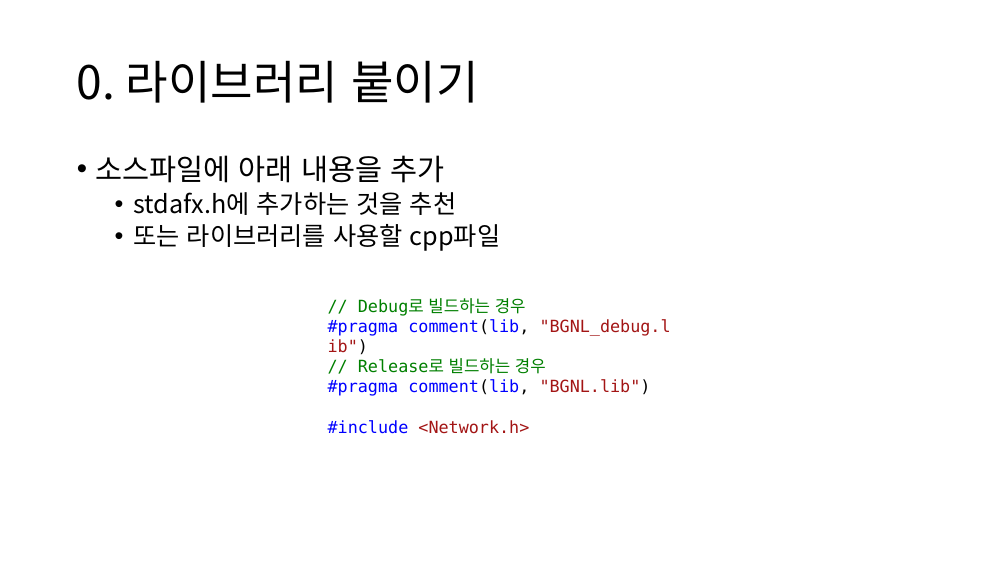
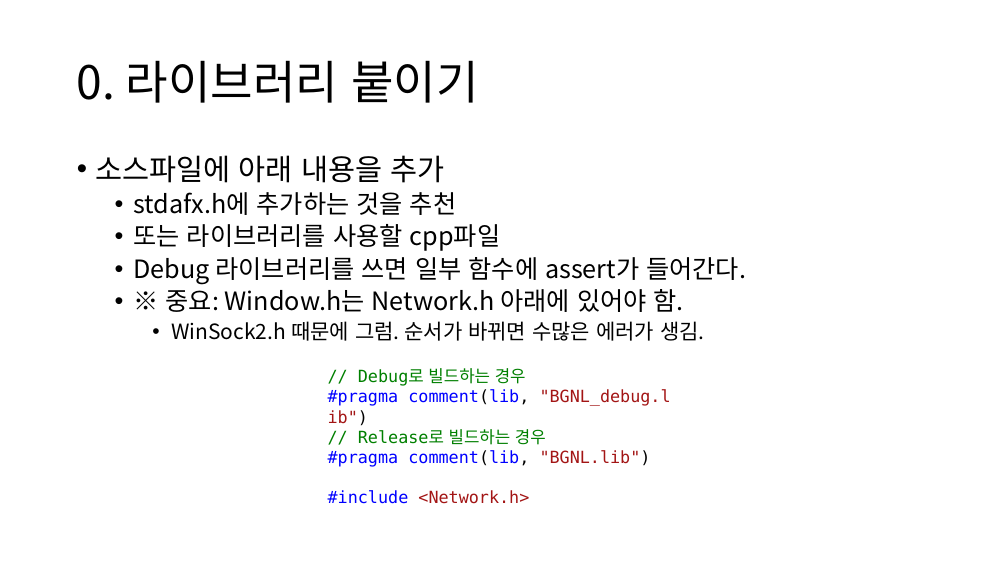
Before and after one commit to namse/BGNL, a slide deck: slide 6 of BGNL사용법설명.pptx. Drawn at 1008x567 pixels with LibreOffice and Linux fonts; fonts in the diff are those of the drawing. Boxes give left, top, right and bottom in pixels: in the first picture for what was removed or moved away, otherwise in the second. Text is boxed around its words. In the diff, an @@ line names an element or a change of style, - is before the commit and + after.

```diff
--- a/BGNL사용법설명.pptx
+++ b/BGNL사용법설명.pptx
@@ text at [134, 257, 746, 341]: paragraphs added @@
+  • Debug 라이브러리를 쓰면 일부 함수에 assert가 들어간다.
+  • ※ 중요: Window.h는 Network.h 아래에 있어야 함.
+    • WinSock2.h 때문에 그럼. 순서가 바뀌면 수많은 에러가 생김.
@@ text "// Debug로 빌드하는 경우": place and size @@
-text "// Debug로 빌드하는 경우" at [328, 298, 671, 434]
+text "// Debug로 빌드하는 경우" at [328, 368, 671, 504]
```
Also in this commit, not shown: 5 other slides changed, 8 slides added, 2 slides removed, 5 other files.
